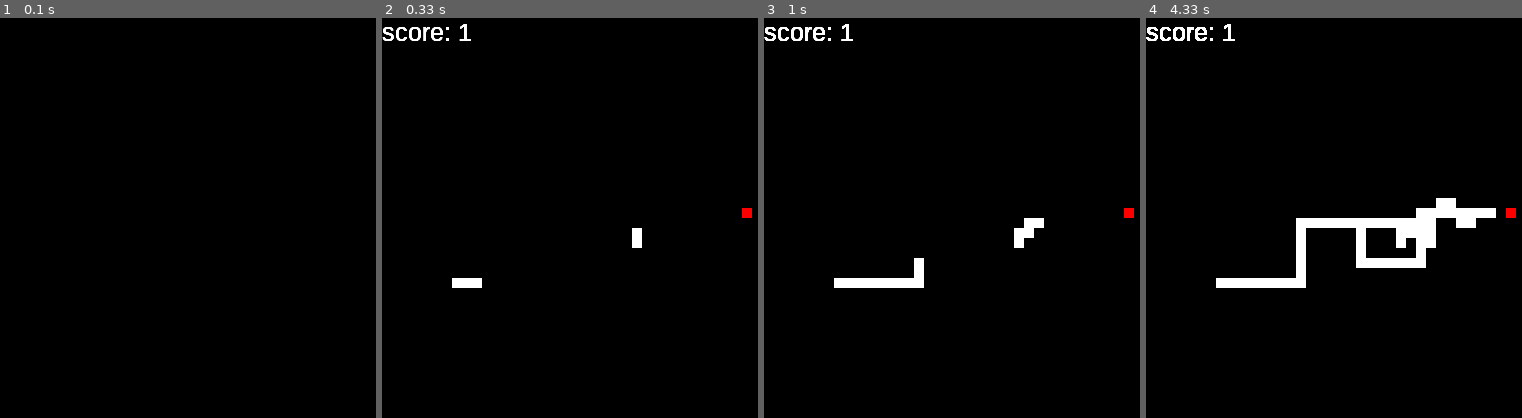
Above: before the commit, frames 1-4 (left to right).
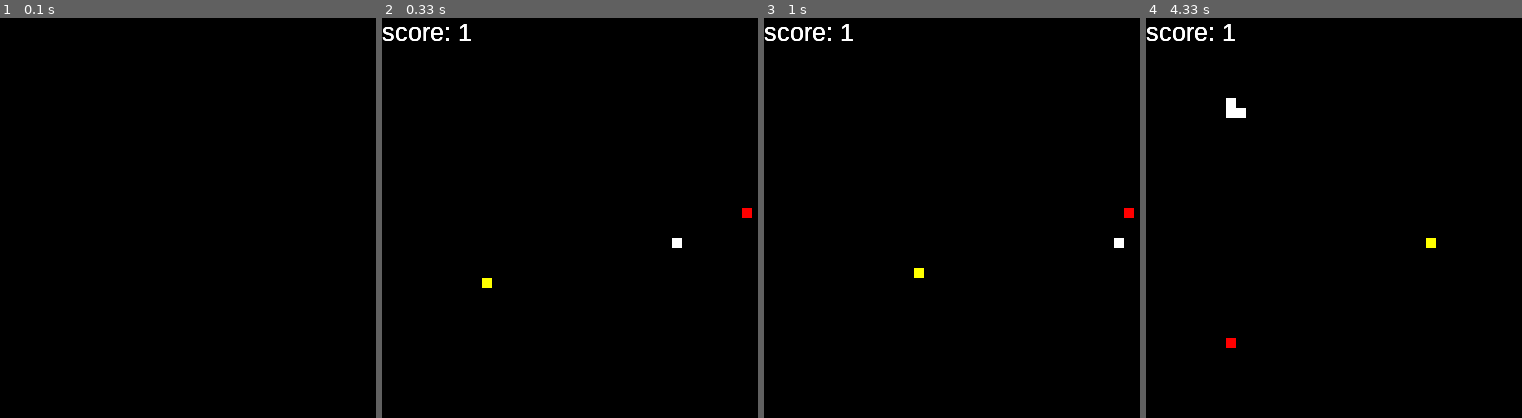
Above: after the commit, the same moments.

Repository: NourHabbal/Programming-classwork
Game: pygame game, started from Custom Pygame Project/main.py
Two runs of this game, one before a commit and one after it. Both use one fixed random seed, a clock stepped at 60 frames per second and the inputs below.
Inputs:
- Up to frame 1 (0.1 s): no input
- Up to frame 2 (0.33 s): no input
- Up to frame 3 (1 s): hold Right 0.33-0.8 s; hold Up from 0.83 s (still down)
- Up to frame 4 (4.33 s): release Up at 1.3 s; hold Right 1.33-1.8 s; hold Down 2.4-2.7 s; hold Left 2.73-3.13 s; hold Up 3.17-3.53 s; hold Right 3.57-4.2 s; hold Down from 4.23 s (still down)

Frame 1 is identical in both runs. In frame 2, 0.5% of the frame differs, in the area x 0-80%, y 1-68%; in frame 3, 1.2%; in frame 4, 4.3%, in the area x 0-99%, y 1-83%.

Commit message:
Update main.py

Diff:
--- a/Custom Pygame Project/main.py
+++ b/Custom Pygame Project/main.py
@@ -50,123 +50,87 @@
         self.displace_x = 10
         self.displace_y = 0
         self.body_list = [(self.pos_x, self.pos_y)]
-    def handle_snake(self, target_x, target_y):
+        self.last_turned = 0
+        self.last_displace = "y"
+    def pick_direction(self, target_x, target_y):
+        if target_x == self.pos_x:
+            self.displace_x = 0
+            if target_y > self.pos_y:
+                self.displace_y = 10
+            elif target_y < self.pos_y:
+                self.displace_y = -10
+        elif target_x > self.pos_x:
+            self.displace_x = 10
+        elif target_x < self.pos_x:
+            self.displace_x = -10
+        else:
+            self.displace_x = 10
+            self.displace_y = 0
+        print(self.displace_x, self.displace_y)
+
+    def handle_snake(self, target_x, target_y, snake_type):
         global game_end
-        self.pos_x = (self.pos_x + self.displace_x) % win_width
-        self.pos_y = (self.pos_y + self.displace_y) % win_height
-        if((self.pos_x, self.pos_y) in self.body_list):
-            game_end = True
-            return
-        self.body_list.append((self.pos_x, self.pos_y))
+        show_score()
+        match snake_type:
+            case "AI":
+                self.pick_direction(target_x, target_y)
+                if random.randint(0,2):
+                    if self.displace_x != 0:
+                        self.pos_x = (self.pos_x + self.displace_x) % win_width
+                    else:
+                        self.pos_y = (self.pos_y + self.displace_y) % win_height
+                else:
+                    self.pos_x = (self.pos_x + self.displace_x) % win_width
+                    self.pos_y = (self.pos_y + self.displace_y) % win_height
+                if((self.pos_x, self.pos_y) in self.body_list):
+                    game_end = True
+                    return
+                self.body_list.append((self.pos_x, self.pos_y))
+                if (target_x == self.pos_x and target_y == self.pos_y):
+                    red_dot.reset_position()
+                else:
+                    del self.body_list[0]
+                red_dot.draw_food()
+                #print(snake2.pos_x, snake2.pos_y)
+                for (i,j) in self.body_list:
+                    pygame.draw.rect(win_display, (COLOR["white"]), [i, j, base_width, base_height])
+                pygame.display.update()
+            case "PLAYER":
+                self.pos_x = (self.pos_x + self.displace_x) % win_width
+                self.pos_y = (self.pos_y + self.displace_y) % win_height
+                if((self.pos_x, self.pos_y) in self.body_list):
+                    game_end = True
+                    return
+                self.body_list.append((self.pos_x, self.pos_y))
 
-        if (target_x == self.pos_x and target_y == self.pos_y):
-            red_dot.reset_position()
-        else:
-            del self.body_list[0]
-
-        #fill_background()
-        show_score()
-        red_dot.draw_food()
-        for (i,j) in self.body_list:
-            pygame.draw.rect(win_display, (COLOR["white"]), [i, j, base_width, base_height])
-        pygame.display.update()
-            # elements will constantly appent to bodylist, however, the last added element will always be
-            # removed if the location of the snake does not match with the food location
-    def auto_x(self, target_x, num_ref):
-        self.num = 0
-        if target_x > self.pos_x:
-            self.num = 10
-        elif target_x < self.pos_x:
-            self.num = -10
-        else:
-            pass
-        if self.num == num_ref:
-                self.num = -num_ref
-        return self.num
-    def auto_y(self, target_y, num_ref):
-        self.num = 0
-        if target_y > self.pos_y:
-            self.num = 10
-        elif target_y < self.pos_y:
-            self.num = -10
-        else:
-            pass
-        if self.num == num_ref:
-                self.num = -num_ref
-        return self.num
-
-    def move_auto(self, target_x, target_y):
-        self.displace_x = self.auto_x(target_x, self.displace_x)
-        self.displace_y = self.auto_y(target_y, self.displace_y)
-
-        move_h = random.choice([True, False])
-        match move_h:
-            case True:
-                self.displace_y = 0
-            case False:
-                self.displace_x = 0
+                if (target_x == self.pos_x and target_y == self.pos_y):
+                    red_dot.reset_position()
+                else:
+                    del self.body_list[0]
+                show_score()
+                red_dot.draw_food()
+                #print(snake2.pos_x, snake2.pos_y)
+                for (i,j) in self.body_list:
+                    pygame.draw.rect(win_display, (COLOR["yellow"]), [i, j, base_width, base_height])
+                pygame.display.update()
             case _:
                 pass
-
-        if self.displace_x == 0 and self.displace_y == 0:
-            match random.choice([True, False]):
-                case True:
-                    match random.choice([True, False]):
-                        case True:
-                            self.displace_x = 10
-                        case False:
-                            self.displace_x = -10
-                case False:
-                    match random.choice([True, False]):
-                        case True:
-                            self.displace_y = 10
-                        case False:
-                            self.displace_y = -10
-
-        global game_end
-        self.pos_x = (self.pos_x + self.displace_x) % win_width
-        self.pos_y = (self.pos_y + self.displace_y) % win_height
-        print(self.displace_x, self.displace_y)
-        if((self.pos_x, self.pos_y) in self.body_list):
-            game_end = True
-            return
-        self.body_list.append((self.pos_x, self.pos_y))
-
-        if (target_x == self.pos_x and target_y == self.pos_y):
-            red_dot.reset_position()
-        else:
-            del self.body_list[0]
-        #fill_background()
-        show_score()
-        red_dot.draw_food()
-        for (i,j) in self.body_list:
-            pygame.draw.rect(win_display, (COLOR["white"]), [i, j, base_width, base_height])
-        pygame.display.update()
-            # elements will constantly appent to bodylist, however, the last added element will always be
-            # removed if the location of the snake does not match with the food location
-
-        #self.handle_snake(red_dot.pos_x, red_dot.pos_y)
-
-
-
+                # elements will constantly appent to bodylist, however, the last added element will always be
+                # removed if the location of the snake does not match with the food location
 
 
 COLOR = {
     "white" : (255, 255, 255),
     "black": (0, 0, 0),
-    "red": (255, 0, 0)
+    "red": (255, 0, 0),
+    "yellow": (255, 255, 0)
 }
 
 font = pygame.font.SysFont("bahnschrift", 25)
 
 snake1 = snake(get_num_within_range("x"), get_num_within_range("y"))
 snake2 = snake(get_num_within_range("x"), get_num_within_range("y"))
-
-SNAKE_2_TIMER = pygame.USEREVENT + 1
-pygame.time.set_timer(SNAKE_2_TIMER, 125)
-
 red_dot = food(get_num_within_range("x"), get_num_within_range("y"))
-
 clock = pygame.time.Clock()
 
 def main():
@@ -182,7 +146,6 @@
             pygame.quit()
             quit()
         events = pygame.event.get()
-
         for i in events:
             if(i.type == pygame.QUIT):
                 pygame.quit()
@@ -210,14 +173,9 @@
                             snake1.displace_y = 10
                     case _:
                         continue
-                snake1.handle_snake(red_dot.pos_x, red_dot.pos_y)
-            if (i.type == SNAKE_2_TIMER):
-                #fill_background()
-                snake2.move_auto(red_dot.pos_x, red_dot.pos_y)
-                snake1.handle_snake(red_dot.pos_x, red_dot.pos_y)
-        if(not events):
-            #fill_background()
-            snake1.handle_snake(red_dot.pos_x, red_dot.pos_y)
+        snake1.handle_snake(red_dot.pos_x, red_dot.pos_y, "PLAYER")
+        snake2.handle_snake(red_dot.pos_x, red_dot.pos_y, "AI")
+        fill_background()
         clock.tick(10)
 if __name__ == "__main__":
     main()
